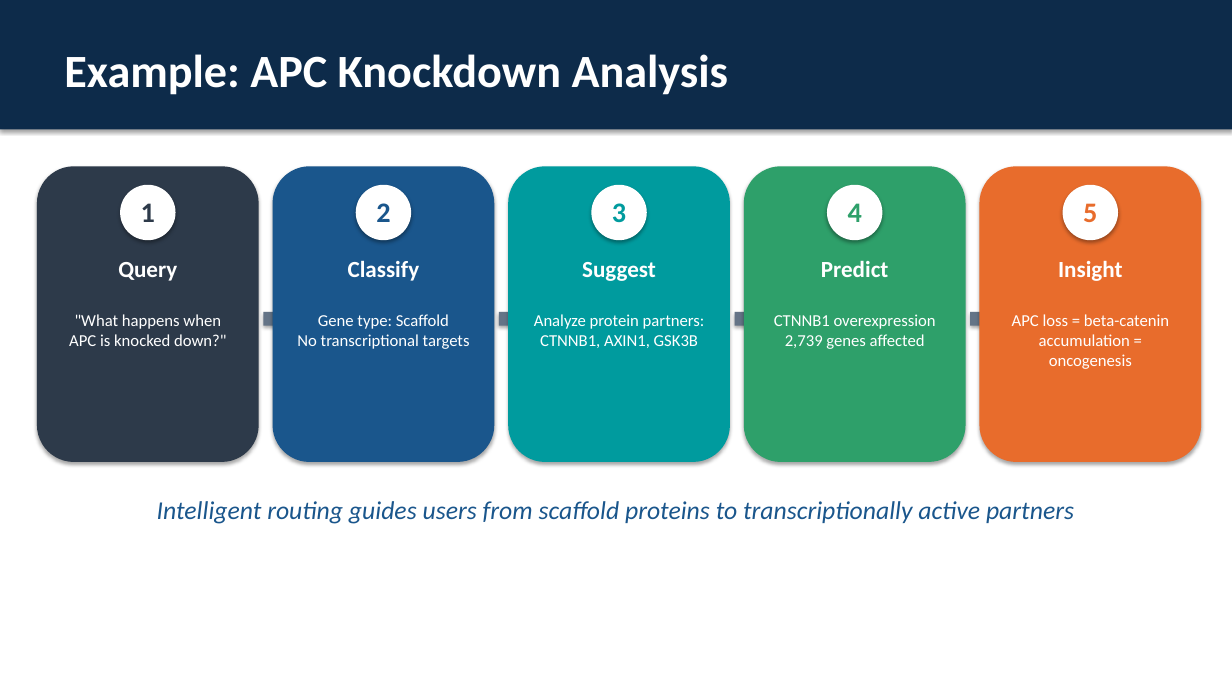
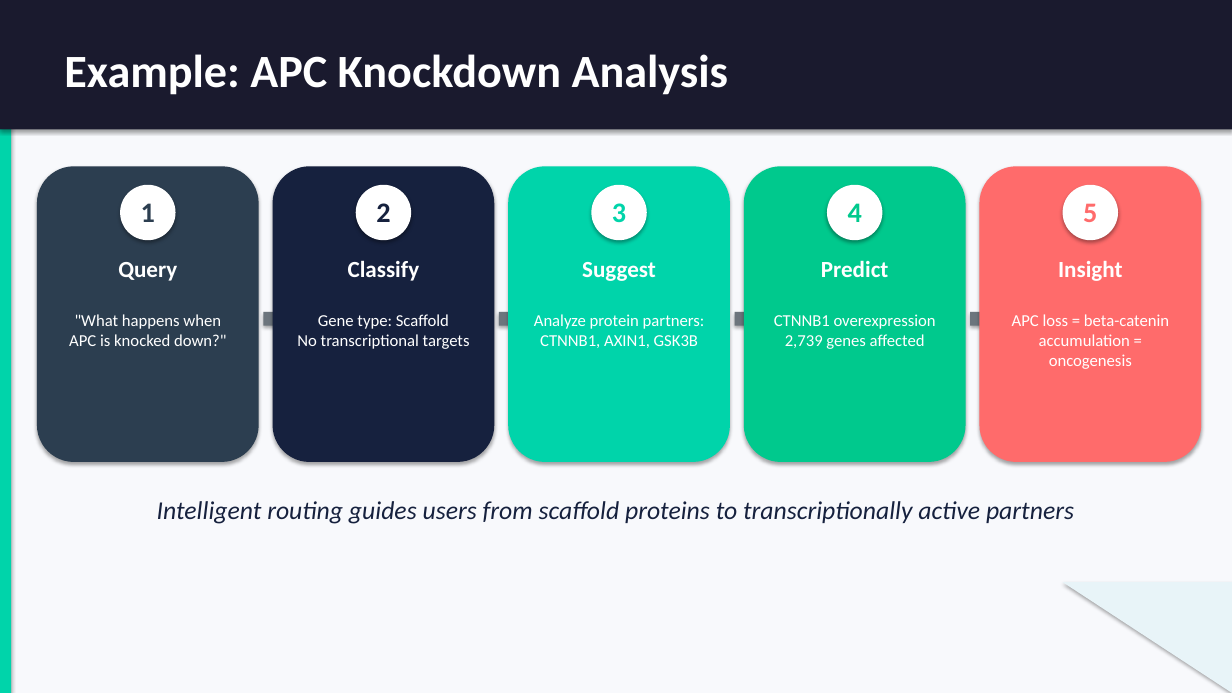
Before and after one commit to jab57/CASCADE, a slide deck: slide 8 of GREmLN_MCP_Server_Presentation.pptx. Drawn at 1232x693 pixels with LibreOffice and Linux fonts; fonts in the diff are those of the drawing. Boxes give left, top, right and bottom in pixels: in the first picture for what was removed or moved away, otherwise in the second. Text is boxed around its words. In the diff, an @@ line names an element or a change of style, - is before the commit and + after.

```diff
--- a/GREmLN_MCP_Server_Presentation.pptx
+++ b/GREmLN_MCP_Server_Presentation.pptx
@@ rectangle at [0,0,1232,693]: fill #FFFFFF to #F8F9FC @@
@@ rectangle at [0,0,1232,129]: fill #0D2B4A to #1A1A2E @@
@@ rectangle removed at [0,0,1232,7] @@
@@ rectangle added at [0,0,11,693], fill #00D4AA @@
@@ rounded rectangle at [273,166,494,462]: fill #1A568C to #16213E @@
@@ rounded rectangle at [508,166,730,462]: fill #009B9E to #00D4AA @@
@@ rounded rectangle at [744,166,966,462]: fill #2EA06A to #00C98D @@
@@ rounded rectangle at [980,166,1202,462]: fill #E86C2C to #FF6B6B @@
@@ text "2" at [376,203,390,222]: text colour #1A568C to #16213E @@
@@ text "3" at [612,203,626,222]: text colour #009B9E to #00D4AA @@
@@ text "4" at [848,203,862,222]: text colour #2EA06A to #00C98D @@
@@ text "5" at [1083,203,1097,222]: text colour #E86C2C to #FF6B6B @@
@@ fill #647487 to #6C757D in 4 elements at [263,305,310,333], [499,305,545,333], [735,305,781,333], [970,305,1017,333] @@
@@ text "Intelligent routing guides users from ..." at [157,501,1074,524]: text colour #1A568C to #16213E @@
@@ right triangle added at [1063,582,1232,693], fill #E8F4F8 @@
```
Also in this commit, not shown: 12 other slides changed, 1 other file.
